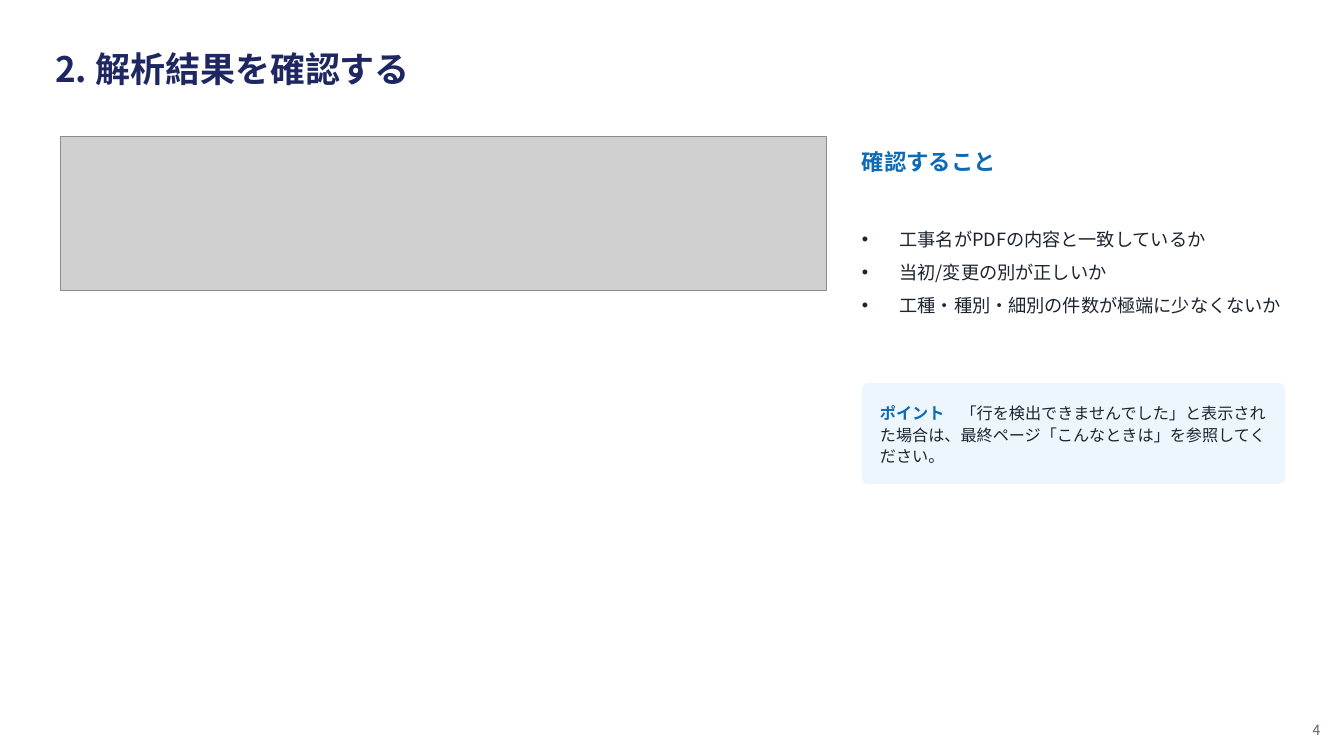
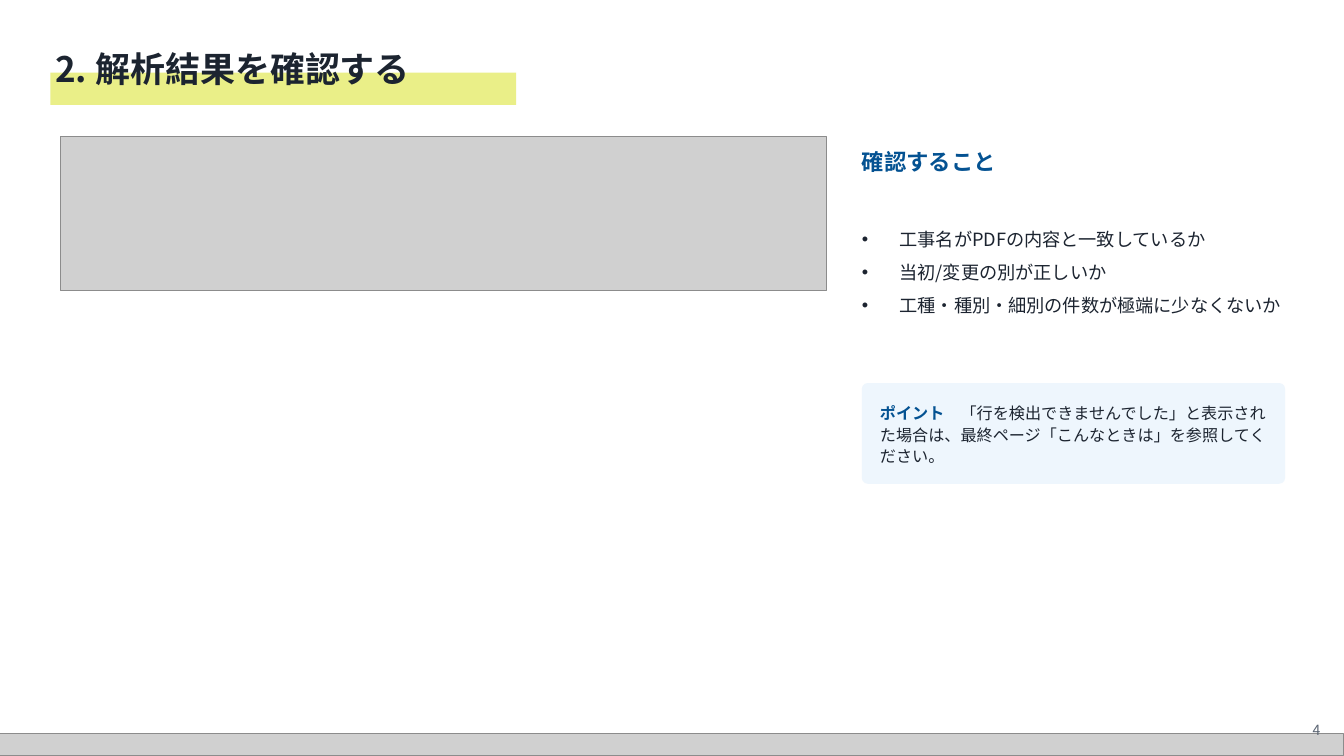
Before and after one commit to caica-inc/takashima-yuto-site, a slide deck: slide 4 of sekisan/docs/KCM積算ツール_操作マニュアル.pptx. Drawn at 1344x756 pixels with LibreOffice and Linux fonts; fonts in the diff are those of the drawing; grey boxes stand for pictures. Boxes give left, top, right and bottom in pixels: in the first picture for what was removed or moved away, otherwise in the second. Text is boxed around its words. In the diff, an @@ line names an element or a change of style, - is before the commit and + after.

```diff
--- a/sekisan/docs/KCM積算ツール_操作マニュアル.pptx
+++ b/sekisan/docs/KCM積算ツール_操作マニュアル.pptx
@@ text "2. 解析結果を確認する" at (x1=55, y1=46, x2=410, y2=91): text colour #1E2761 to #1C2430 @@
@@ rectangle added at (x1=50, y1=73, x2=516, y2=105), fill #E3EA61 at 75% opacity @@
@@ text "確認すること" at (x1=862, y1=151, x2=996, y2=172): text colour #0F6AB4 to #045292 @@
@@ text "ポイント 「行を検出できませんでした」と表示された場合は、最終ページ「こんなときは」を参照してください。" at (x1=880, y1=405, x2=1266, y2=463): text colour #0F6AB4 to #045292 in "ポイント" @@
@@ picture added at (x1=0, y1=734, x2=1344, y2=756) @@
```
Also in this commit, not shown: 8 other slides changed, 5 other files.
